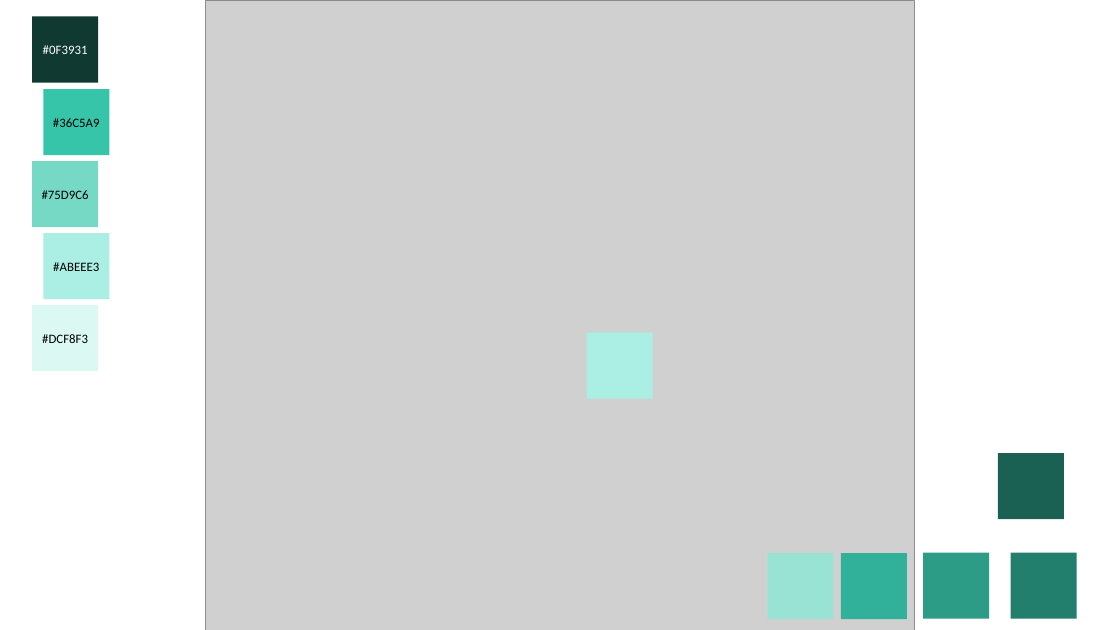
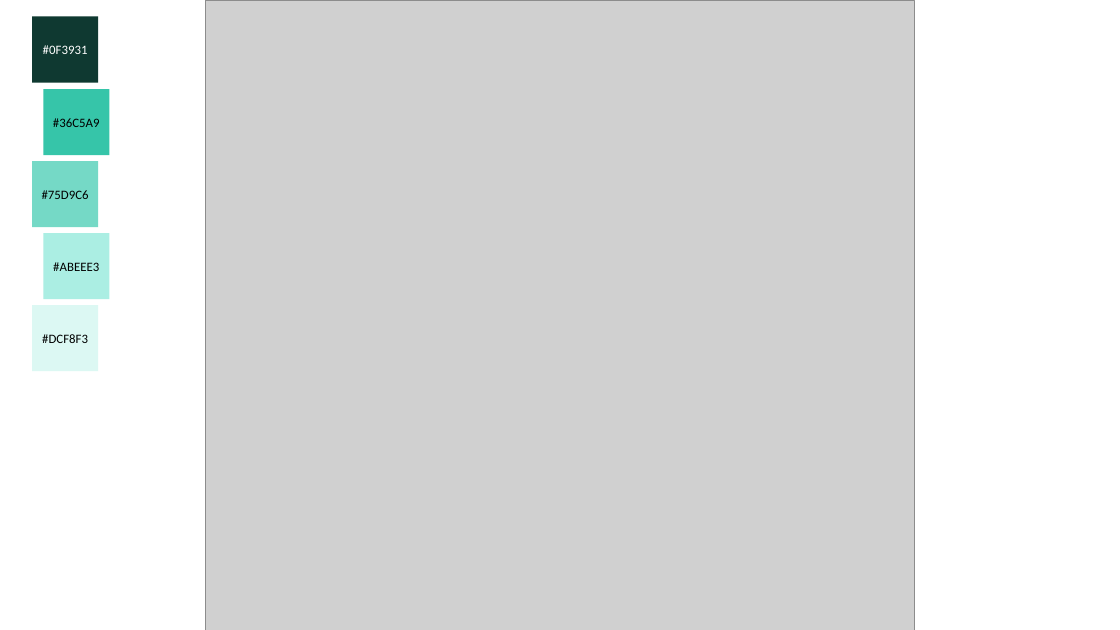
Before and after one commit to s0911582426/ExerLearn, a slide deck: slide 1 of 素材/色卡.pptx. Drawn at 1120x630 pixels with LibreOffice and Linux fonts; fonts in the diff are those of the drawing; grey boxes stand for pictures. Boxes give left, top, right and bottom in pixels: in the first picture for what was removed or moved away, otherwise in the second. Text is boxed around its words. In the diff, an @@ line names an element or a change of style, - is before the commit and + after.

```diff
--- a/素材/色卡.pptx
+++ b/素材/色卡.pptx
@@ rectangle removed at bbox=[586, 333, 653, 399] @@
@@ rectangle removed at bbox=[998, 453, 1065, 519] @@
@@ rectangle removed at bbox=[768, 554, 834, 620] @@
@@ rectangle removed at bbox=[841, 554, 907, 620] @@
@@ rectangle removed at bbox=[923, 553, 990, 619] @@
@@ rectangle removed at bbox=[1011, 553, 1077, 619] @@
```
Also in this commit, not shown: 1 slide added, 11 other files.
